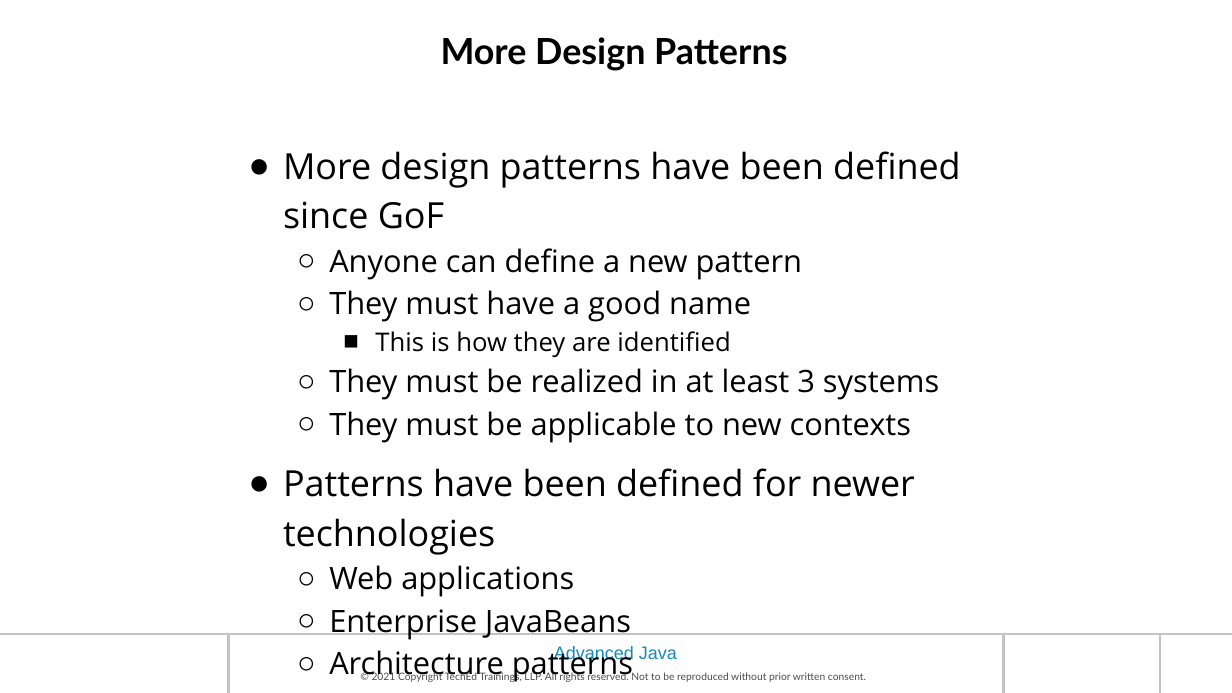
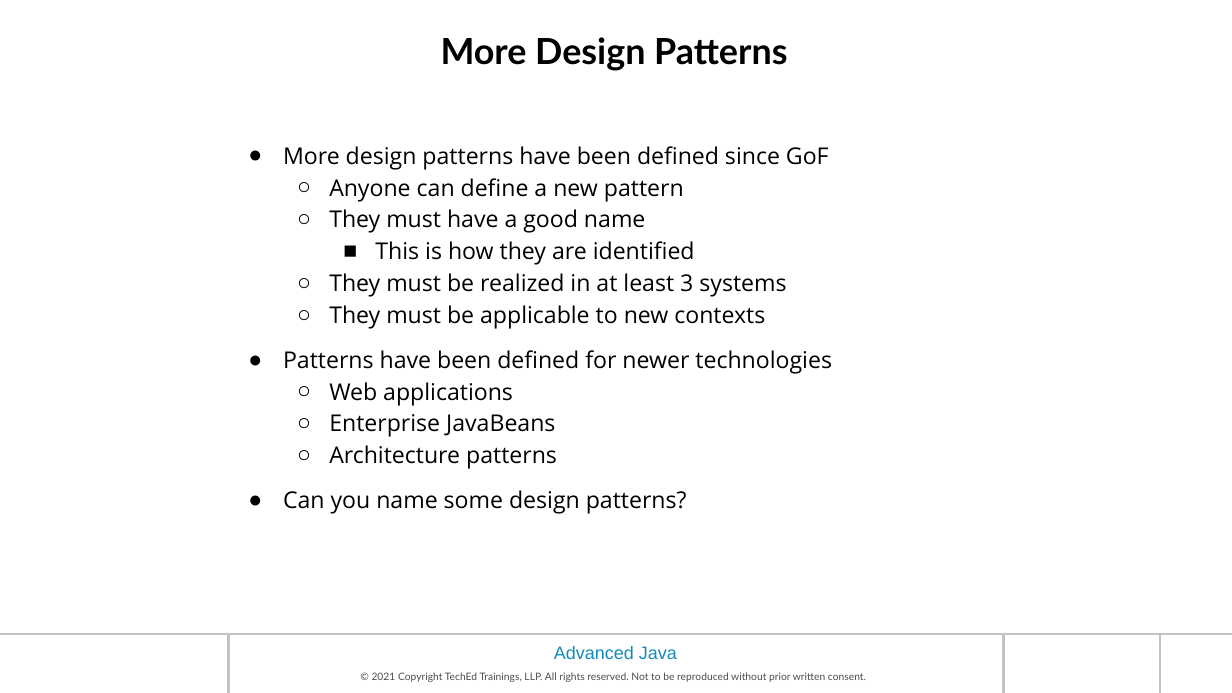
Before and after one commit to prabhat1510/maveric2122, a slide deck: slide 9 of HAN_AdvancedJava_Ch06-Design Patterns.pptx. Drawn at 1232x693 pixels with LibreOffice and Linux fonts; fonts in the diff are those of the drawing; background and template pictures are left out. Boxes give left, top, right and bottom in pixels: in the first picture for what was removed or moved away, otherwise in the second. Text is boxed around its words. In the diff, an @@ line names an element or a change of style, - is before the commit and + after.

```diff
--- a/HAN_AdvancedJava_Ch06-Design Patterns.pptx
+++ b/HAN_AdvancedJava_Ch06-Design Patterns.pptx
@@ text "More design patterns have been ..." at [283, 146, 832, 514]: size 28 to 18 pt in "More design patterns have been defined since ...", "Patterns have been defined for newer technologies", "Can you name some design patterns?"; size 24 to 18 pt in "Anyone can define a new pattern", "They must have a good name", "They must be realized in at least ...", "They must be applicable to new contexts" and 3 more places; size 20 to 18 pt in "This is how they are identified" @@
```
Also in this commit, not shown: 21 other slides changed.
